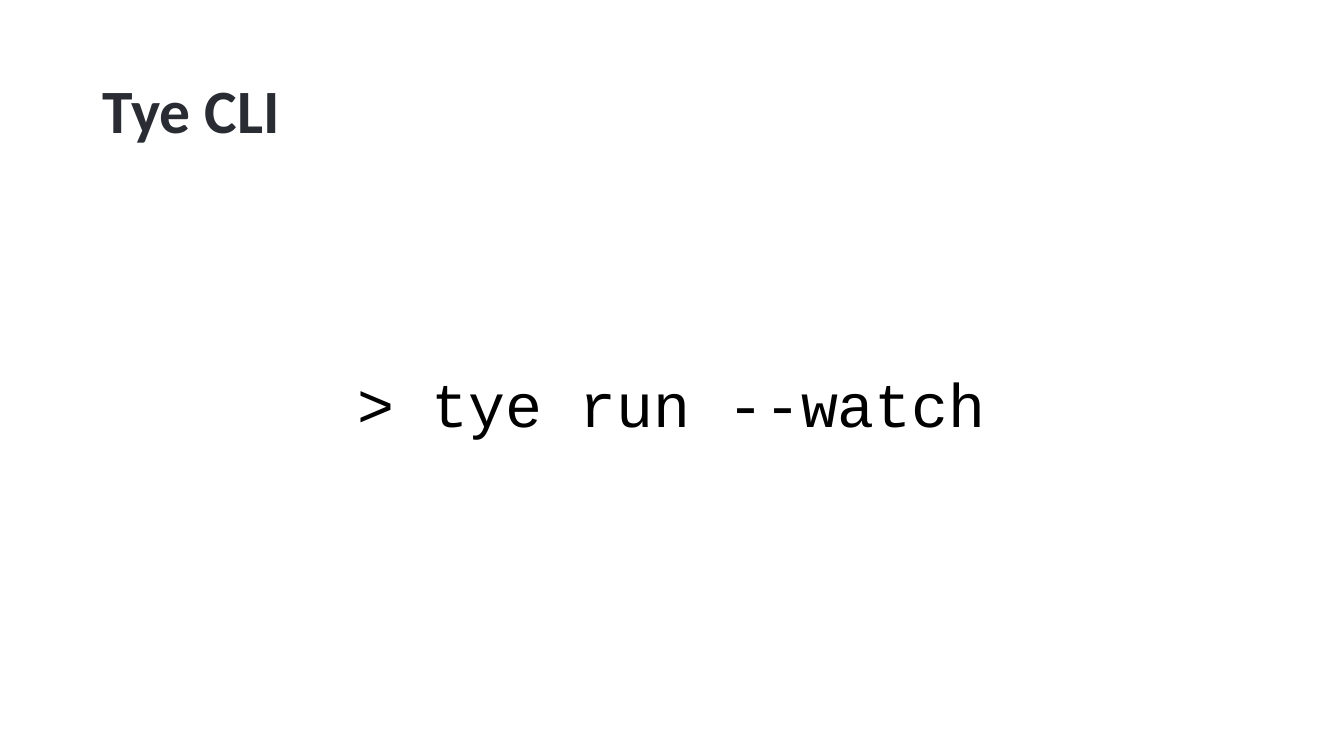
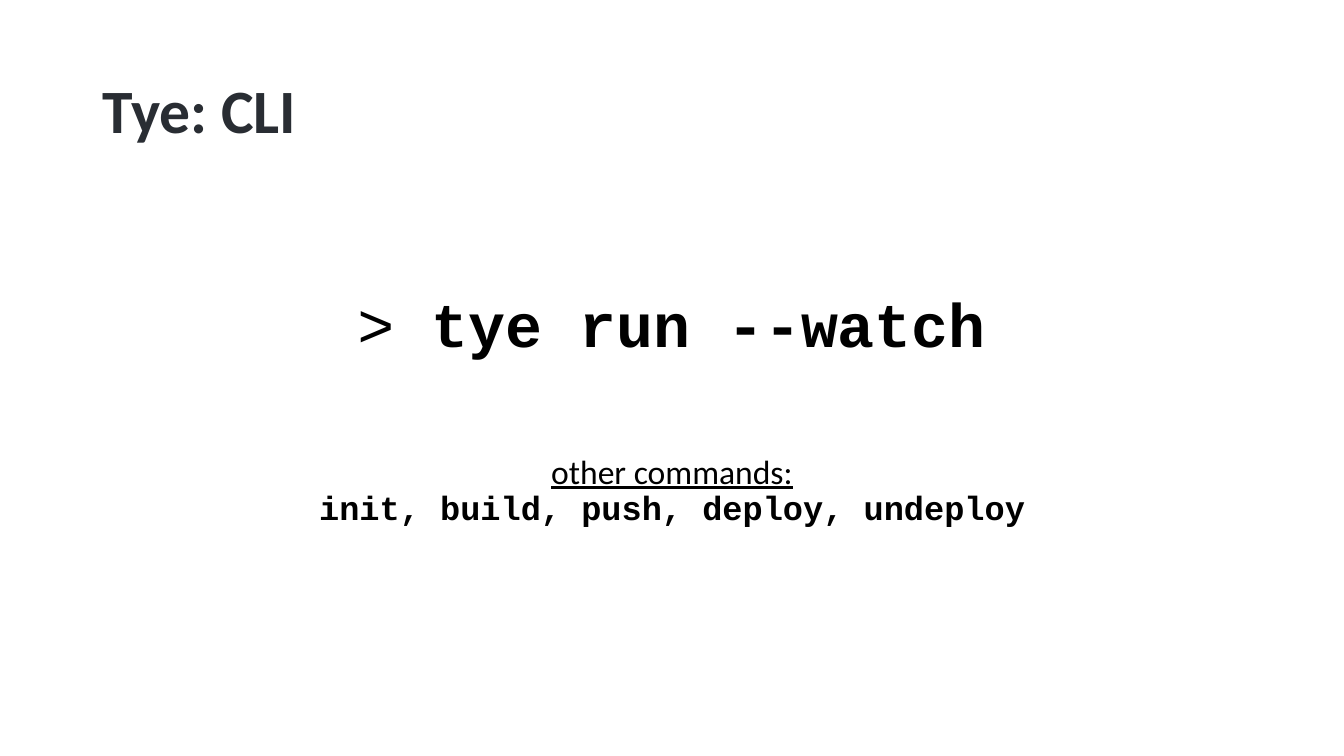
Before and after one commit to hikalkan/presentations, a slide deck: slide 10 of 2023-05-10 ABP Conf 2023 Developing with Kubernetes/Developing with Kubernetes.pptx (slide 9 before the commit). Drawn at 1344x756 pixels with LibreOffice and Linux fonts; fonts in the diff are those of the drawing; background and template pictures are left out. Boxes give left, top, right and bottom in pixels: in the first picture for what was removed or moved away, otherwise in the second. Text is boxed around its words. In the diff, an @@ line names an element or a change of style, - is before the commit and + after.

```diff
--- a/2023-05-10 ABP Conf 2023 Developing with Kubernetes/Developing with Kubernetes.pptx
+++ b/2023-05-10 ABP Conf 2023 Developing with Kubernetes/Developing with Kubernetes.pptx
@@ title at [102, 92, 296, 143]: text changed @@
-Tye CLI
+Tye: CLI
@@ text at [431, 303, 986, 360]: bold on in "tye run --watch" @@
@@ text at [319, 460, 1025, 527]: paragraph added @@
+other commands:
+init, build, push, deploy, undeploy
```
Also in this commit, not shown: 5 other slides changed, 4 slides added, 2 slides removed.
